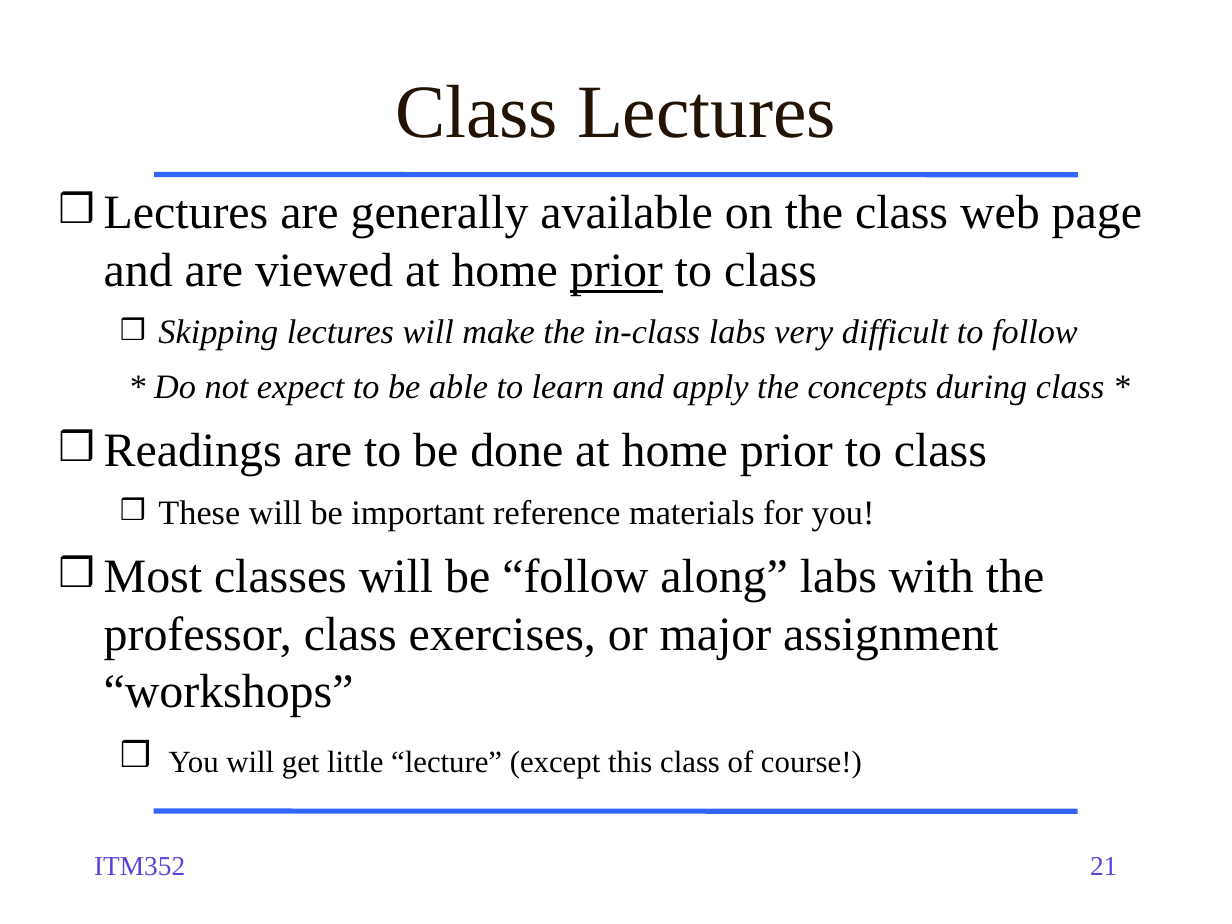
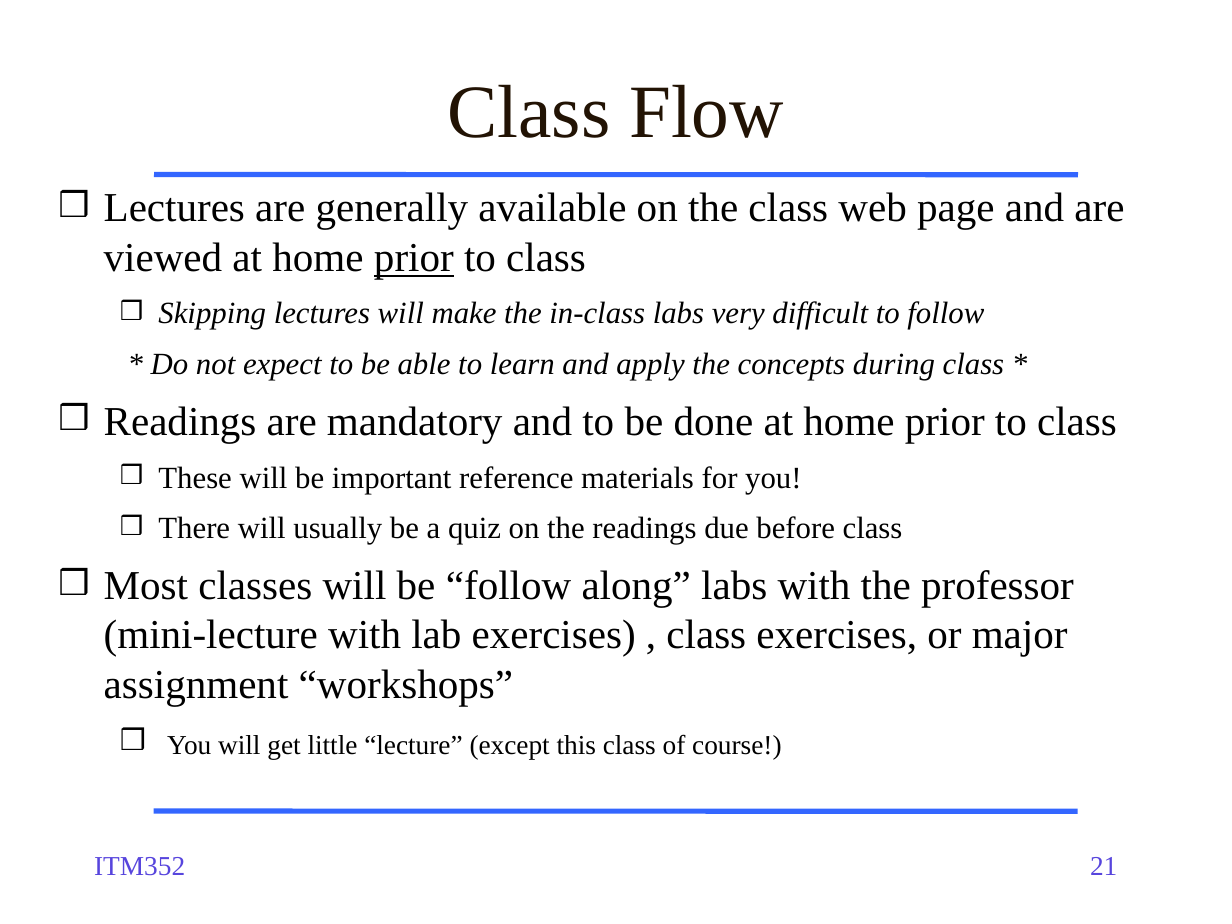
Before and after one commit to dport96/ITM352, a slide deck: slide 21 of morea/010.introduction/ITM352_01_intro.pptx. Drawn at 1232x924 pixels with LibreOffice and Linux fonts; fonts in the diff are those of the drawing. Boxes give left, top, right and bottom in pixels: in the first picture for what was removed or moved away, otherwise in the second. Text is boxed around its words. In the diff, an @@ line names an element or a change of style, - is before the commit and + after.

```diff
--- a/morea/010.introduction/ITM352_01_intro.pptx
+++ b/morea/010.introduction/ITM352_01_intro.pptx
@@ text at [447,84,784,138]: text changed @@
-Class Lectures
+Class Flow
@@ text at [104,192,1124,759]: size 28 to 24 pt in "Lectures are generally available on the class ..."; size 20 to 18 pt in "Skipping lectures will make the in-class labs ...", "* Do not expect to be able ...", "These will be important reference materials for ..."; size 18 to 16 pt in "You will get little “lecture” (except this ..." @@
@@ text at [104,406,1117,443]: text changed; size 28 to 24 pt @@
-❒ Readings are to be done at home prior to class
+❒ Readings are mandatory and to be done at home prior to class
@@ text at [104,516,1074,706]: text changed; size 28 to 24 pt @@
-❒ Most classes will be “follow along” labs with the professor, class exercises, or major assignment “workshops”
+  ❒ There will usually be a quiz on the readings due before class
+❒ Most classes will be “follow along” labs with the professor (mini-lecture with lab exercises) , class exercises, or major assignment “workshops”
```
Also in this commit, not shown: 6 other slides changed, 1 other file.
